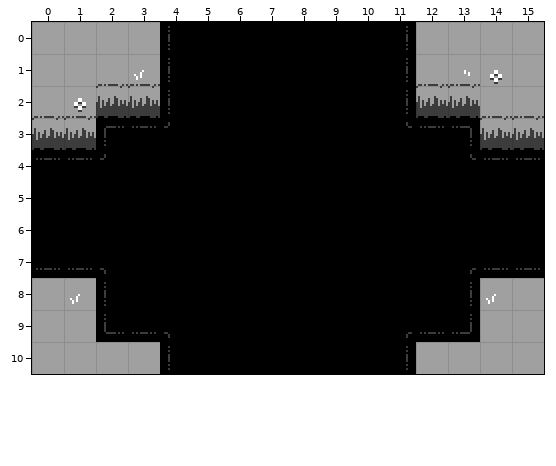
Tiled map, stored at art/rooms/GrassyTest_Standard_NESW.tmx. The first picture shows the starting point.
Cells are 16x16 px. Shown: x 0..15, y 0..10.
The result:
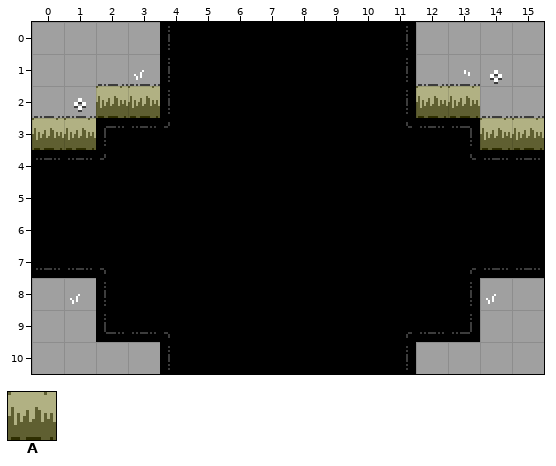
Key: from "Attributes": A 2.
_ is an empty cell, . an unchanged one.
Tiles of an added or newly shown layer are drawn over the layers below it.
See-through tiles are keyed as they look on the map.
Author's note on the commit: Do the multi-layer thing, add an attributes layer for rooms
The edit:
--- layer "Attributes" (added)
@@ x 0..15 @@
- 2 ..__........__..
- 3 __............__
+ 2 ..AA........AA..
+ 3 AA............AA
Pixel boxes of the changes (left, top, right, bottom) in both pictures:
added: (32, 86, 160, 150)
added: (416, 86, 544, 150)
